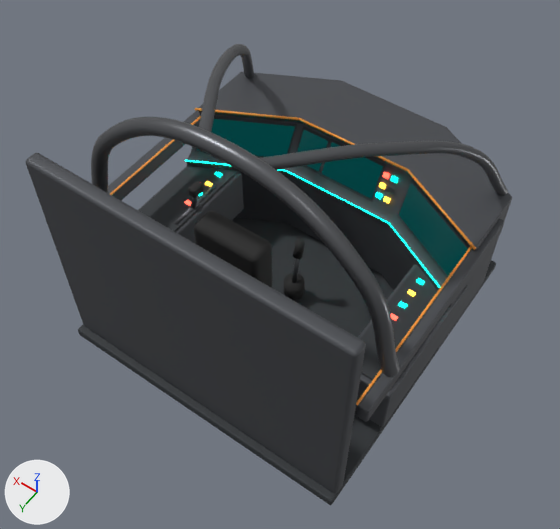
Before and after pictures for a commit that changed the Blender file blender/cockpit.blend.
Camera for both pictures: a camera (50 mm lens) standing at (-1.46, 1.99, 2.82) and looking at (-0.07, 0.03, -0.25). The axes (+X, +Y, +Z) are drawn at lower left. The lights are the same throughout. The first picture is the older version.

Objects in the first picture: 'Bulkhead', 'ConsoleTop_L', 'ConsoleTop_R', 'Console_L', 'Dashboard', 'Floor', 'Headrest', 'Pillar_L', 'RearHoop', 'Screen_Nav', 'Screen_Status', 'Sill_L' and 23 more.
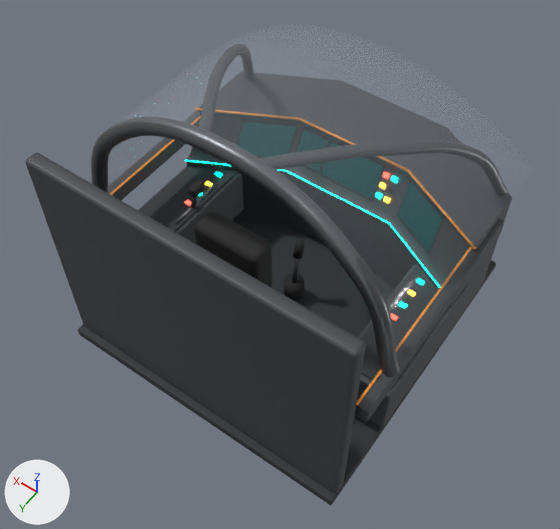
The change, as a diff of the scene's bpy script:
```diff
--- a/blender/cockpit.blend.py
+++ b/blender/cockpit.blend.py
@@ mat_cockpit_glass @@
+mat_cockpit_glass = principled_material('Cockpit_Glass')
+mat_cockpit_glass.base_color = (0.75, 0.85, 0.95)  # pale blue #e1edf9
+mat_cockpit_glass.roughness = 0.05
+mat_cockpit_glass.alpha = 0.08
@@ me_screen_nav_002 @@
 # used by ob_screen_nav; location = (0.0, 0.0, 0.0)
-me_screen_nav_002.from_pydata(...)  # 4 vertices, 1 face; spans x 0.37..0.827, y -0.725..-0.399, z -0.296..-0.12
-me_screen_nav_002.vertices[0].co = (0.827, -0.399, -0.296)  # pixel (196, 149)
-me_screen_nav_002.vertices[1].co = (0.37, -0.637, -0.296)
-me_screen_nav_002.vertices[2].co = (0.37, -0.725, -0.12)  # pixel (295, 126)
-me_screen_nav_002.vertices[3].co = (0.827, -0.487, -0.12)
+me_screen_nav_002.from_pydata(...)  # 4 vertices, 1 face; spans x 0.364..0.624, y -0.727..-0.504, z -0.296..-0.12
+# me_screen_nav_002 part 1
+me_screen_nav_002.vertices[0].co = (0.624, -0.504, -0.296)
+me_screen_nav_002.vertices[1].co = (0.364, -0.639, -0.296)
+me_screen_nav_002.vertices[2].co = (0.364, -0.727, -0.12)
+me_screen_nav_002.vertices[3].co = (0.624, -0.592, -0.12)
 me_screen_nav_002.materials.append(mat_cockpit_screen)
@@ me_screen_status_002 @@
 # used by ob_screen_status; location = (0.0, 0.0, 0.0)
-me_screen_status_002.from_pydata(...)  # 4 vertices, 1 face; spans x -0.827..-0.37, y -0.725..-0.399, z -0.296..-0.12
-me_screen_status_002.vertices[0].co = (-0.37, -0.637, -0.296)  # pixel (398, 215)
-me_screen_status_002.vertices[1].co = (-0.827, -0.399, -0.296)
-me_screen_status_002.vertices[2].co = (-0.827, -0.487, -0.12)
-me_screen_status_002.vertices[3].co = (-0.37, -0.725, -0.12)  # pixel (411, 182)
+me_screen_status_002.from_pydata(...)  # 4 vertices, 1 face; spans x -0.624..-0.364, y -0.727..-0.504, z -0.296..-0.12
+# me_screen_status_002 part 2
+me_screen_status_002.vertices[0].co = (-0.364, -0.639, -0.296)
+me_screen_status_002.vertices[1].co = (-0.624, -0.504, -0.296)
+me_screen_status_002.vertices[2].co = (-0.624, -0.592, -0.12)
+me_screen_status_002.vertices[3].co = (-0.364, -0.727, -0.12)
 me_screen_status_002.materials.append(mat_cockpit_screen)
@@ me_canopy_glass_001 @@
+me_canopy_glass_001.from_pydata(...)  # 1189 vertices, 1120 faces; spans x -0.86..0.86, y -1.15..0.36, z -0.08..0.78
+me_canopy_glass_001.polygons.foreach_set('use_smooth', [True] * 1120)
+me_canopy_glass_001.materials.append(mat_cockpit_glass)  # pale blue #e1edf9
@@ ob_canopy_glass @@
+ob_canopy_glass = bpy.data.objects.new('Canopy_Glass', me_canopy_glass_001)
+ob_canopy_glass.location = (0.0, 0.0, 0.0)
```

What differs and where, as boxes (x1, y1, x2, y2) in the pictures (560 x 529 px; the box of a moved part takes in the faces that stretch with it):
'Canopy_Glass', added: after (88, 24, 534, 370)
part 1 of me_screen_nav_002, moved or reshaped (not visible afterwards): before (197, 119, 295, 157)
part 2 of me_screen_status_002, moved or reshaped (not visible afterwards): before (399, 183, 468, 276)
